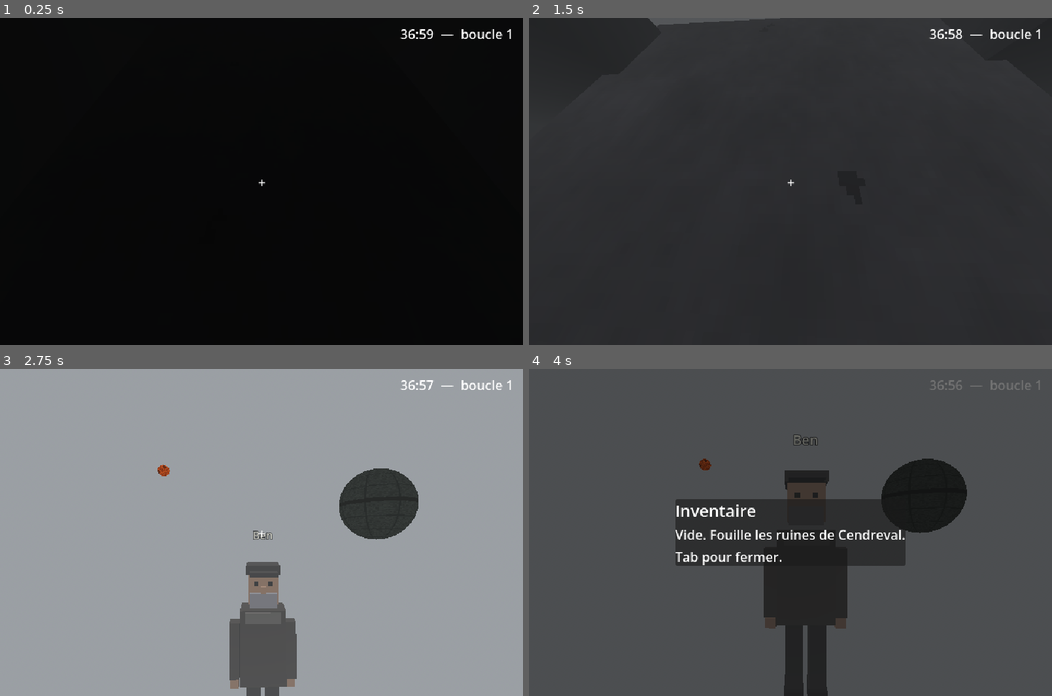
Above: before the commit, frames 1-4 (two rows, left to right).
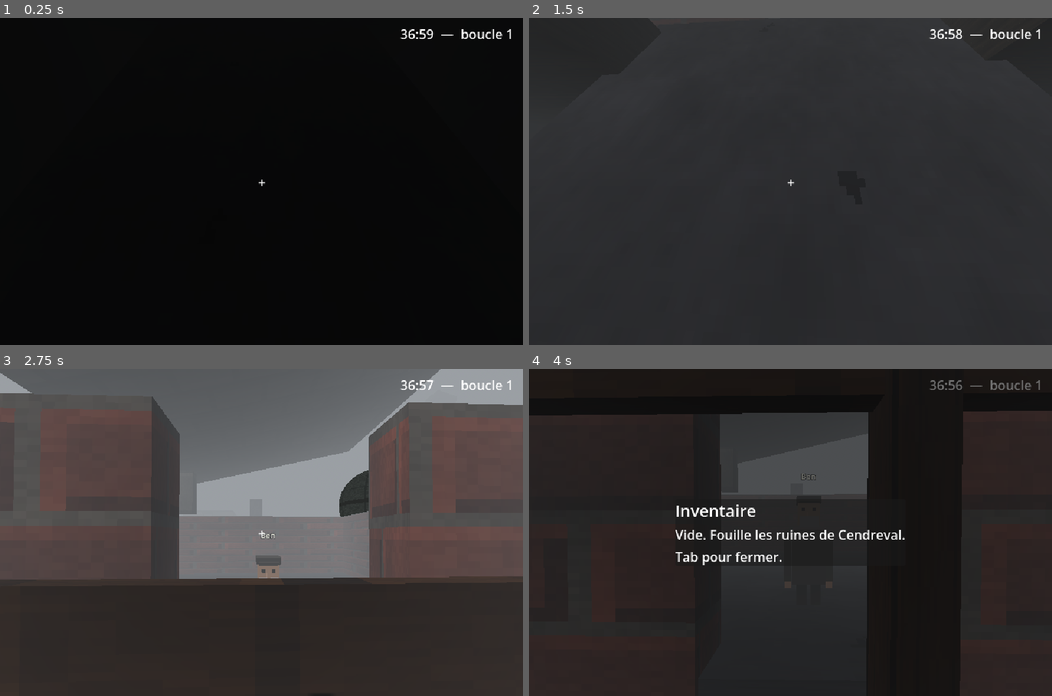
Above: after the commit, the same moments.

Repository: mikaJ7169/Skyburden
Game: Godot game, scene res://scenes/main.tscn
The game is run twice, just before and just after one commit, with the same random seed, the same clock (stepped at 60 frames per second) and the same inputs.
Inputs (mouse positions are in pixels of both pictures, inside the frame that each line leads up to):
- Up to frame 1 (0.25 s): no input
- Up to frame 2 (1.5 s): tap Enter at 0.5 s; move the mouse to (816, 181) at 0.52 s; hold W from 0.53 s (still down); tap F at 0.6 s; click (816, 181) at 0.67 s; tap Space at 0.77, 1.25 s; move the mouse to (764, 181) at 1.27 s; tap Z at 1.35 s
- Up to frame 3 (2.75 s): keep holding W; tap Space at 1.52 s; move the mouse to (271, 525) at 2.02 s; tap Q at 2.1 s
- Up to frame 4 (4 s): move the mouse to (785, 539) at 2.77 s; tap Tab at 2.85 s; click (785, 539) at 2.92 s; tap Space at 3.02, 3.77 s; tap Enter at 3.5, 3.6 s; move the mouse to (947, 581) at 3.52 s; release W at 3.53 s; hold A from 3.53 s (still down)

The runs differ from the first frame. In frame 2, 0.3% of the frame differs, in the area x 22-46%, y 0-3%; in frame 3, 92%, in the area x 0-100%, y 0-100%; in frame 4, 79%.
Error before the commit: Parse Error: Cannot infer the type of "x" variable because the value doesn't have a set type. (res://scenes/zones/cendreval.gd:378)

Commit message:
Fix cendreval.gd:378 : 'var x := spots[i].x' sur tableau non typé (Variant) -> spot: Vector2 typé
Les littéraux de tableau locaux restent Array non typé en GDScript : l'indexation donne
un Variant, l'inférence := échoue (parser error bloquant). Boucle piliers typée aussi.
Audit : plus aucun ':=' sur indexation+membre dans le projet.

Co-authored-by: mikaJ7169 <mikaJ7169@users.noreply.github.com>

Diff:
--- a/game/scenes/zones/cendreval.gd
+++ b/game/scenes/zones/cendreval.gd
@@ -375,8 +375,9 @@
 	var metal := Color(0.3, 0.31, 0.34)
 	var base_tint := Color(0.32, 0.33, 0.36)
 	for i in range(spots.size()):
-		var x := spots[i].x
-		var z := spots[i].y
+		var spot: Vector2 = spots[i]
+		var x := spot.x
+		var z := spot.y
 		_box(Vector3(x, 0.15, z), Vector3(0.5, 0.3, 0.5), base_tint, "concrete")
 		_box(Vector3(x, 2.25, z), Vector3(0.14, 4.2, 0.14), metal, "metal")
 		_box(Vector3(x + 0.4, 4.5, z), Vector3(0.9, 0.1, 0.1), metal, "metal")
@@ -398,7 +399,7 @@
 		Vector2(0, -20), Vector2(0, 20), Vector2(-20, 0),
 		Vector2(20, 0), Vector2(-40, 0), Vector2(40, 0),
 	]
-	for s in spots:
+	for s: Vector2 in spots:
 		if _in_shaft(s.x, s.y, 2.0):
 			continue
 		_box(Vector3(s.x, 3.0, s.y), Vector3(1.2, 6.0, 1.2), Color(0.7, 0.7, 0.72), "concrete")
